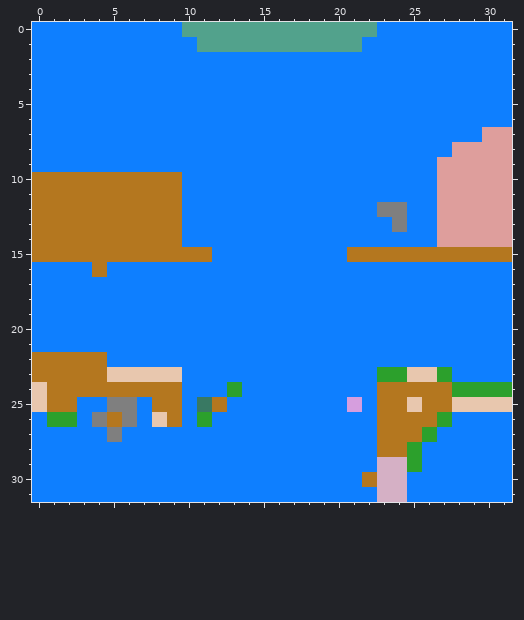
Edited in one commit: pixel-art sprite (images/current_scene/semantic_img.png). Above is the file before it was changed.
The file is 32x32 pixels.
New version:
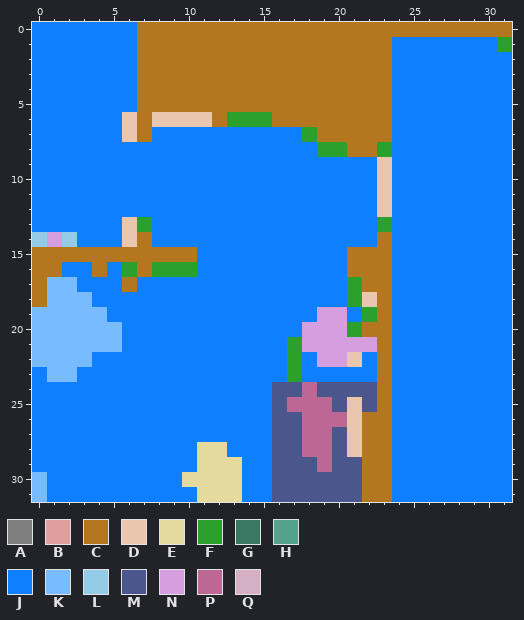
Palette (. is transparent): A #7f7f7f  B #de9e9c  C #b4771f  D #e8c7ae  E #e5da9e  F #2ca02c  G #397963  H #52a28c  J #0e7fff  K #78bbff  L #94cbe7  M #4b568c  N #d69ede  P #bd6794  Q #d5b0c5
Diff:
Changed rows in their new state; - is an unchanged pixel.
first column x 0:
 0 -------CCCCCCCCCCCCCCCCCCCCCCCCC
 1 -------CCCCCCCCCCCCCCCCC-------F
 2 -------CCCCCCCCCCCCCCCCC--------
 3 -------CCCCCCCCCCCCCCCCC--------
 4 -------CCCCCCCCCCCCCCCCC--------
 5 -------CCCCCCCCCCCCCCCCC--------
 6 ------DCDDDDCFFFCCCCCCCC--------
 7 ------DC----------FCCCCC------JJ
 8 -------------------FFCCF----JJJJ
 9 -----------------------D---JJJJJ
10 JJJJJJJJJJ-------------D---JJJJJ
11 JJJJJJJJJJ-------------D---JJJJJ
12 JJJJJJJJJJ-------------DJ--JJJJJ
13 JJJJJJDFJJ-------------FJ--JJJJJ
14 LNLJJJD-JJ-------------C---JJJJJ
15 -----------J------------JJJJJJJJ
16 CC----FCFFF----------CCC--------
17 CKK---C--------------FCC--------
18 CKKK-----------------FDC--------
19 KKKKK--------------NN-FC--------
20 KKKKKK------------NNNFCC--------
21 KKKKKK-----------FNNNNNC--------
22 KKKKJ------------F-NND-C--------
23 JKKJJJJJJJ-------F-----CJJJJ----
24 JJJJJJJJJJ---J--MMPMMMM-JJJJJJJJ
25 JJJ--JJ-JJ-JJ---MPPPMDM-JJJJJJJJ
26 -JJ-JJJ-JJ-J----MMPPPDC-JJJJ----
27 -----J----------MMPPMDC-JJJ-----
28 -----------EE---MMPPMDC-JJ------
29 -----------EEE--MMMPMMCCJJ------
30 K---------EEEE--MMMMMM-CJ-------
31 K----------EEE--MMMMMMCCJ-------
Where, in picture pixels (left, top, right, bottom), the same in both pictures:
changed: (32, 22, 512, 502)
